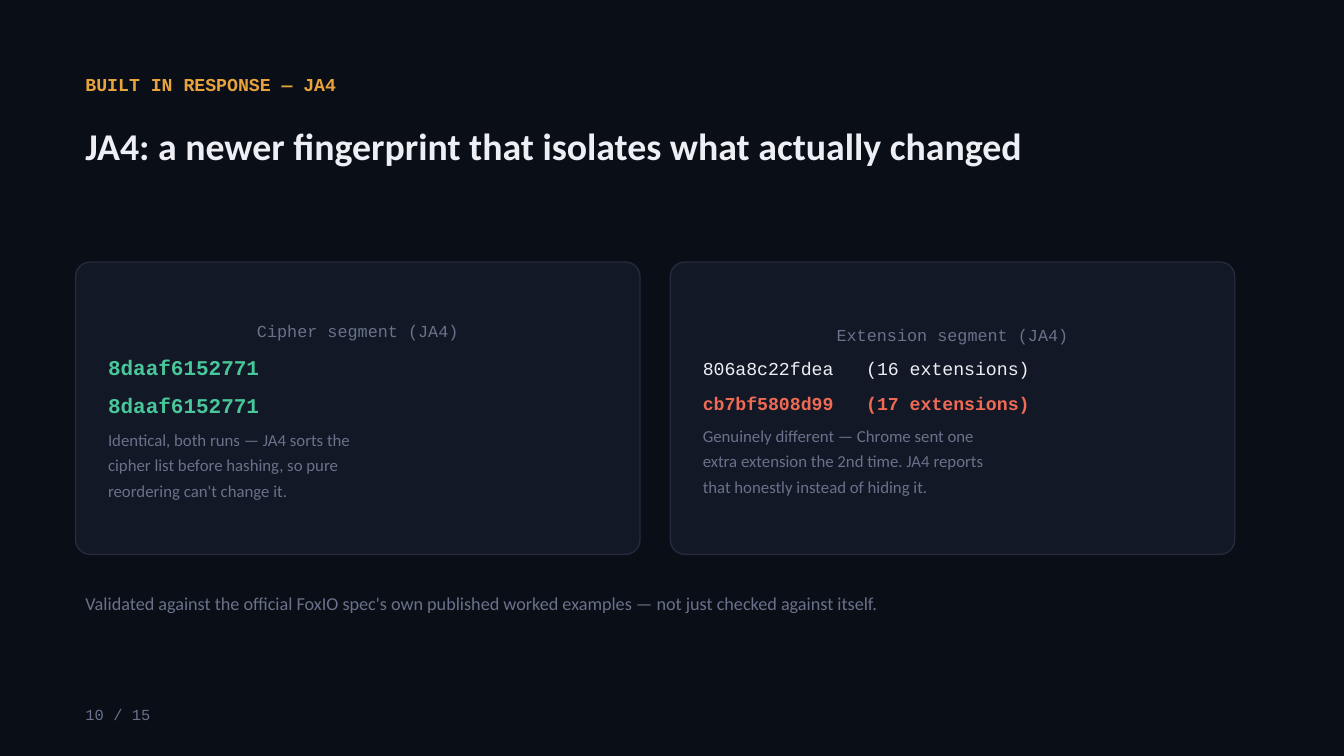
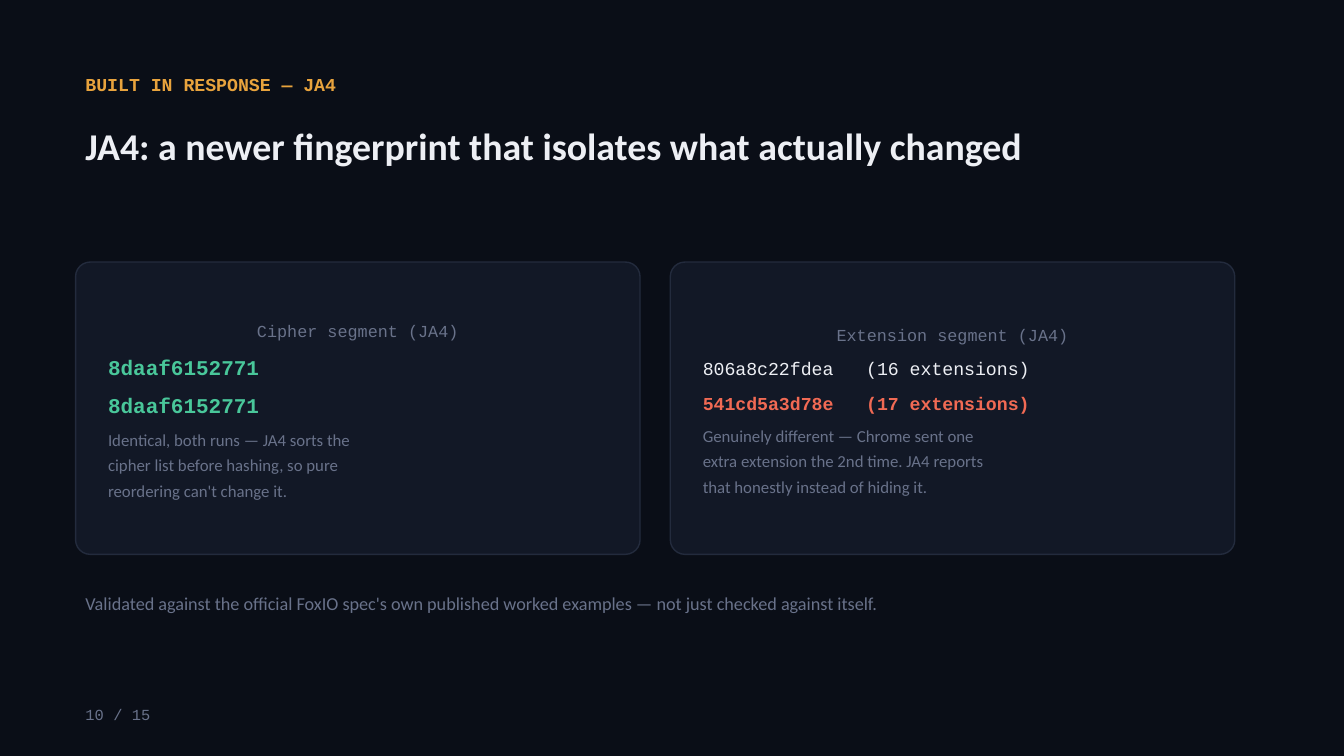
Before and after one commit to YashG1836/TLS_fingerprint_CN, a slide deck: slide 10 of TLS_Fingerprinting_Presentation.pptx. Drawn at 1344x756 pixels with LibreOffice and Linux fonts; fonts in the diff are those of the drawing. Boxes give left, top, right and bottom in pixels: in the first picture for what was removed or moved away, otherwise in the second. Text is boxed around its words. In the diff, an @@ line names an element or a change of style, - is before the commit and + after.

```diff
--- a/TLS_Fingerprinting_Presentation.pptx
+++ b/TLS_Fingerprinting_Presentation.pptx
@@ text in rounded rectangle at <box>703,397,1030,414</box>: text changed @@
-cb7bf5808d99 (17 extensions)
+541cd5a3d78e (17 extensions)
```
Also in this commit, not shown: 3 other slides changed, 3 other files.
